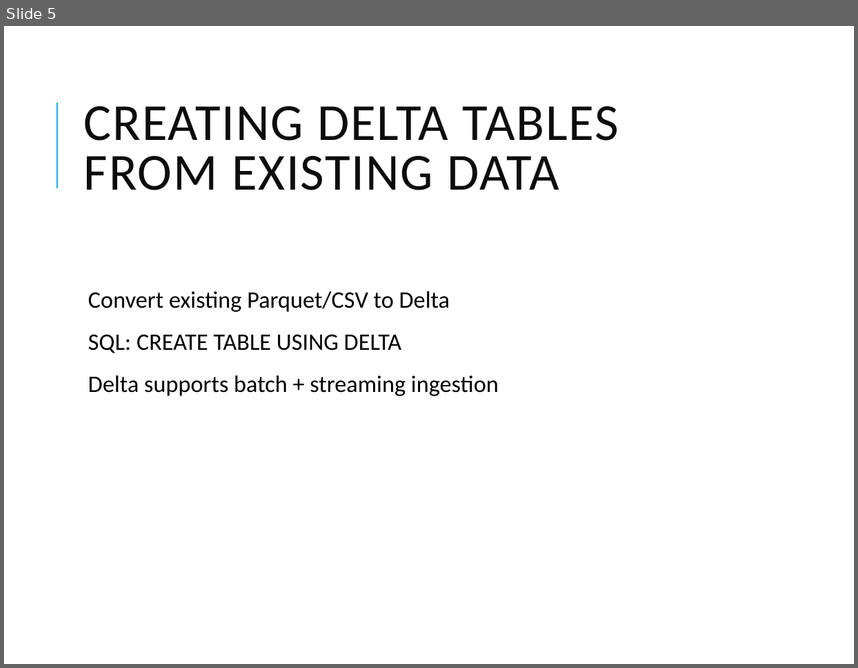
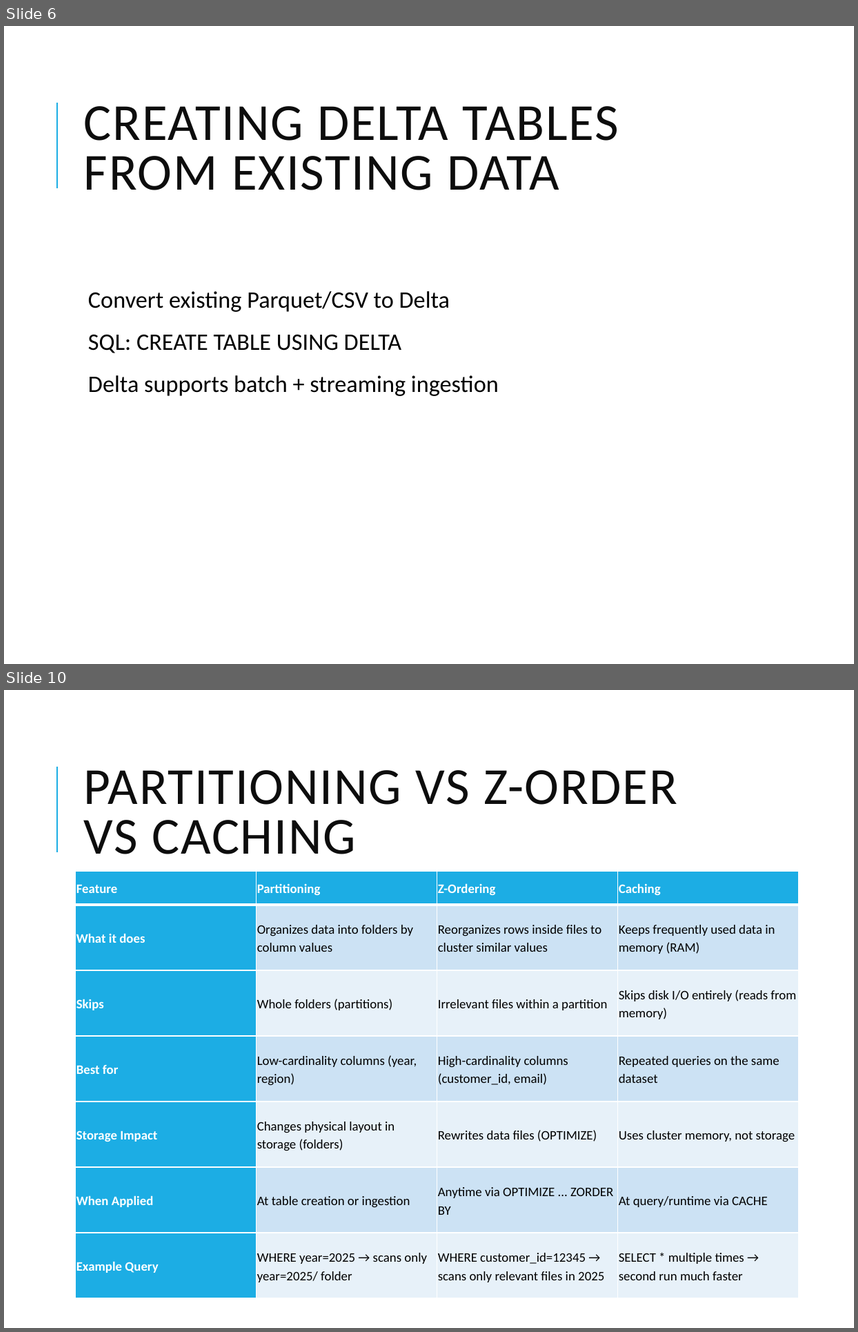
Before and after one commit to vikash-verma-profile/DE-Content-WithSnowflakes, a slide deck: Week-2/Day-1/Delta_Lake.pptx. Shown one above the other, each under a label of ours: slide 5 before the commit, slides 6 and 10 after it; the slides between them are not shown. The pictures are 858x668 and 858x1332 pixels, drawn with LibreOffice and Linux fonts; fonts in the diff are those of the drawing. Boxes give left, top, right and bottom in pixels: in the first picture for what was removed or moved away, otherwise in the second. Text is boxed around its words. In the diff, an @@ line names an element or a change of style, - is before the commit and + after.

```diff
--- a/Week-2/Day-1/Delta_Lake.pptx
+++ b/Week-2/Day-1/Delta_Lake.pptx
@@ slide 10 added at (4,690,854,1328), background #FFFFFF; not listed: 1 template element that a slide beside it also shows @@
@@ title added at (84,770,677,854), 44 pt, text #0D0D0D @@
+PARTITIONING VS Z-ORDER VS CACHING
@@ table added at (75,871,800,1298), 7 rows, 4 columns @@
+Feature | Partitioning | Z-Ordering | Caching
+What it does | Organizes data into folders by column values | Reorganizes rows inside files to cluster similar values | Keeps frequently used data in memory (RAM)
+Skips | Whole folders (partitions) | Irrelevant files within a partition | Skips disk I/O entirely (reads from memory)
+Best for | Low-cardinality columns (year, region) | High-cardinality columns (customer_id, email) | Repeated queries on the same dataset
+Storage Impact | Changes physical layout in storage (folders) | Rewrites data files (OPTIMIZE) | Uses cluster memory, not storage
+When Applied | At table creation or ingestion | Anytime via OPTIMIZE ... ZORDER BY | At query/runtime via CACHE
+Example Query | WHERE year=2025 → scans only year=2025/ folder | WHERE customer_id=12345 → scans only relevant files in 2025 | SELECT * multiple times → second run much faster
@@ what was slide 5 is now slide 6 @@
```
Also in this commit, not shown: 7 slides changed, 4 other slides added, 7 other files.
